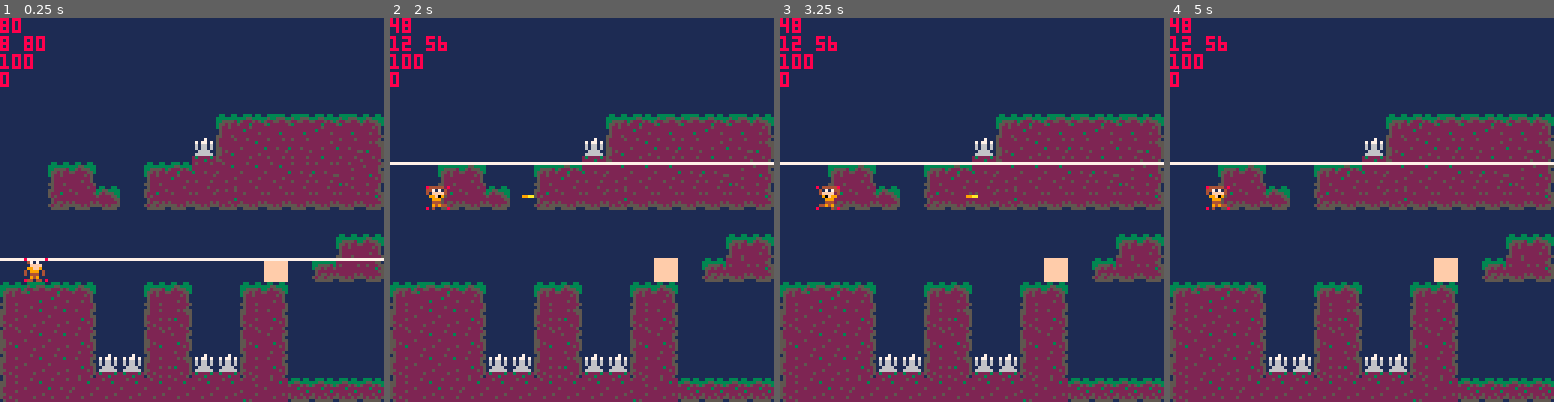
Above: before the commit, frames 1-4 (left to right).
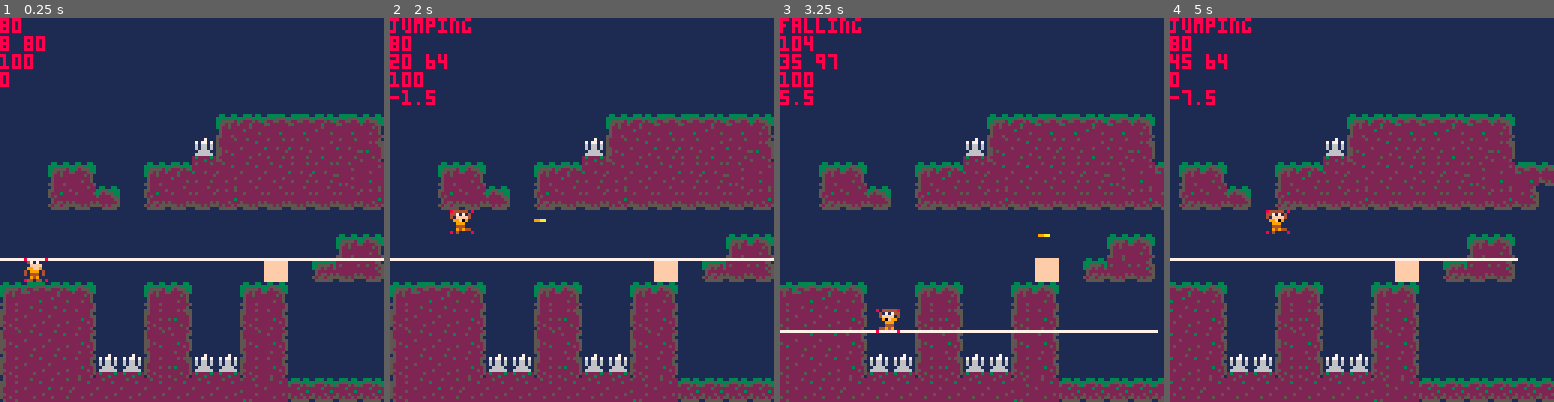
Above: after the commit, the same moments.

Repository: RicoP/picowiese
Game: PICO-8 cartridge mmm.p8
The game is run twice, just before and just after one commit, with the same random seed, the same clock (stepped at 60 frames per second) and the same inputs.
Inputs:
- Up to frame 1 (0.25 s): no input
- Up to frame 2 (2 s): tap X (X key) at 0.33, 1.07, 1.85 s; tap O (Z key) at 0.7, 1.7 s; hold Right from 1.6 s (still down)
- Up to frame 3 (3.25 s): release Right at 2.1 s; tap O (Z key) at 2.1, 2.5, 2.9 s; hold Up 2.15-2.42 s; hold Right 2.47-3.03 s; tap X (X key) at 2.97 s; hold Left from 3.08 s (still down)
- Up to frame 4 (5 s): tap O (Z key) every 0.4 s from 3.3 to 4.9 s; release Left at 3.58 s; hold Down 3.63-3.97 s; hold Right 4.02-4.68 s; tap X (X key) at 4.08 s; hold Up from 4.73 s (still down)

The runs differ from the first frame. In frame 1, 0.2% of the frame differs, in the area x 93-100%, y 37-50%; in frame 2, 3.5%; in frame 3, 18%; in frame 4, 31%, in the area x 0-100%, y 0-100%.

Commit message:
improved collision with ceiling

Diff:
--- a/mmm.p8
+++ b/mmm.p8
@@ -7,7 +7,7 @@
 p_state_run = 3
 
 p_jumpstrength = 10
-
+p_walkspeed = 1
 --player
 p = {x = 10, y = 10}
 p.health = 100
@@ -171,15 +171,24 @@
   y = p.groundlevel
  end
 
- local g0 = calc_groundlevel(p.x,y)
- local g1 = calc_groundlevel(p.x+7,y)
- if g0 == p.groundlevel or g1 == p.groundlevel then
+ local g1 = calc_groundlevel(p.x,y)
+ local g2 = calc_groundlevel(p.x+7,y)
+ local g = min(g1,g2)
+
+ if g == p.groundlevel then
   p.y = y
  else
   --bonged our head
   --on the ceiling
   --p.jumpvel = 0
   p.y = flr(p.y/8)*8
+  --repeat
+  -- g0 = calc_groundlevel(p.x,y)
+  -- g1 = calc_groundlevel(p.x+7,y)
+  -- y += 8
+  --until g0 >= p.groundlevel and g1 >= p.groundlevel
+  --p.y = y-8
+  --p.jumpvel = 0
  end
 end
 
@@ -187,6 +196,8 @@
  local direction = p.direction
  if p.stuned != 0 then
   direction = -direction / 2
+ else
+  direction *= p_walkspeed
  end
  if p.state == p_state_stand and p.stuned == 0 then return end
  local x1 = p.x
@@ -335,8 +346,8 @@
 0000000000000000000000000000000000000000000000000000000000000000000000000000000000000000000000000000000000000000000000000000000000000000000000000000000000000000000000000000000000000000000000000000000000000000000000000000000000000000000000000000000000000000
 0000000000000000000506070706070800000000000000000000000000000000000000000000000000000000000000000000000000000000000000000000000000000000000000000000000000000000000000000000000000000000000000000000000000000000000000000000000000000000000000000000000000000000
 0000000000000000211516262627262800000000000000000000000000000000000000000000000000000000000000000000000000000000000000000000000000000000000000000000000000000000000000000000000000000000000000000000000000000000000000000000000000000000000000000000000000000000
-0000050800000506261616162626171800000000000000000000000000000000000000000000000000000000000000000000000000000000000000000000000000000000000000000000000000000000000000000000000000000000000000000000000000000000000000000000000000000000000000000000000000000000
-000035370c003537373637373737373800000000000000000000000000000000000000000000000000000000000000000000000000000000000000000000000000000000000000000000000000000000000000000000000000000000000000000000000000000000000000000000000000000000000000000000000000000000
+00000508000005062616161626261727070c0000000000000000000000000000000000000000000000000000000000000000000000000000000000000000000000000000000000000000000000000000000000000000000000000000000000000000000000000000000000000000000000000000000000000000000000000000
+000035370c003537373637373737373638000000000000000000000000000000000000000000000000000000000000000000000000000000000000000000000000000000000000000000000000000000000000000000000000000000000000000000000000000000000000000000000000000000000000000000000000000000
 0000000000000000000000000000000000000000000000000000000000000000000000000000000000000000000000000000000000000000000000000000000000000000000000000000000000000000000000000000000000000000000000000000000000000000000000000000000000000000000000000000000000000000
 0000000000000000000000000000050800000000000000000000000000000000000000000000000000000000000000000000000000000000000000000000000000000000000000000000000000000000000000000000000000000000000000000000000000000000000000000000000000000000000000000000000000000000
 0001000000000000000000310009373800000000000000000000000000000000000000000000000000000000000000000000000000000000000000000000000000000000000000000000000000000000000000000000000000000000000000000000000000000000000000000000000000000000000000000000000000000000
